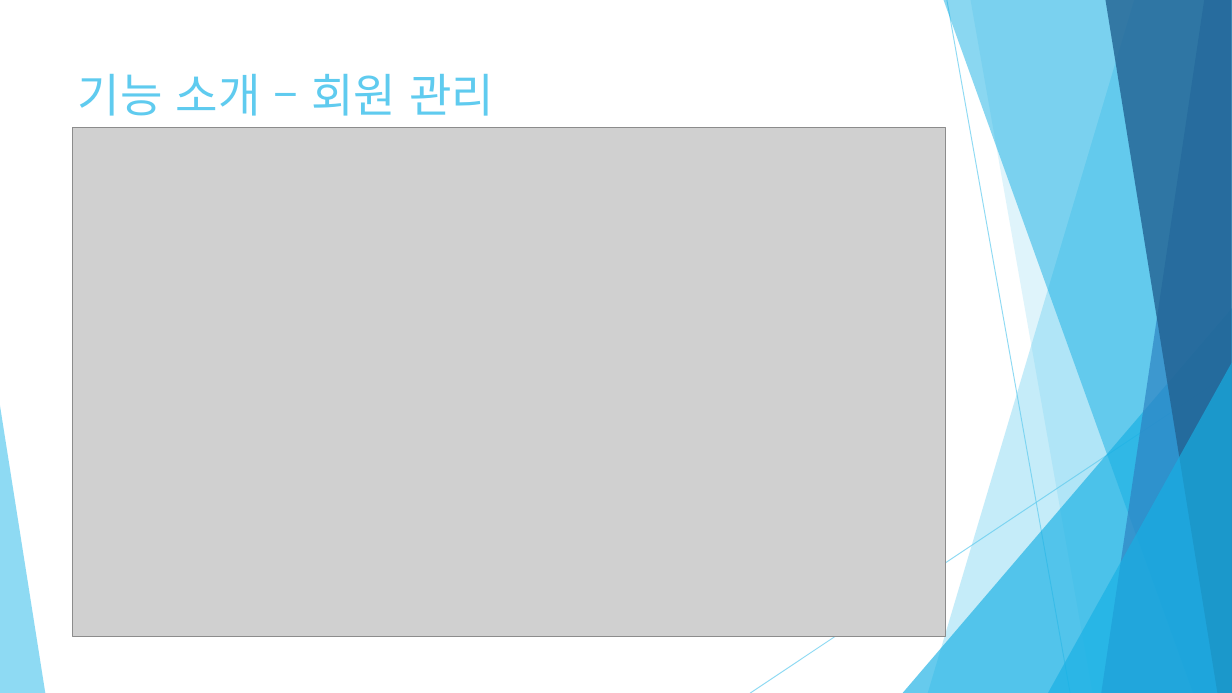
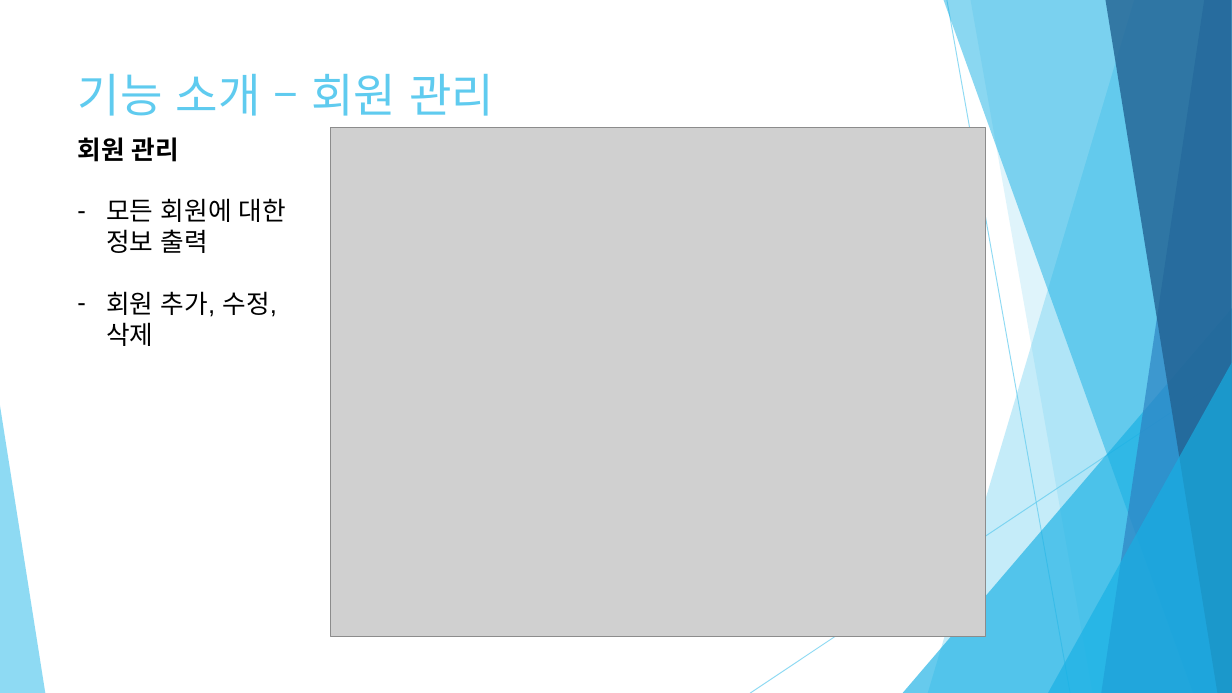
Before and after one commit to mywns123/project_yeop, a slide deck: slide 19 of document/세탁물 주문 관리_임준엽.pptx (slide 25 before the commit). Drawn at 1232x693 pixels with LibreOffice and Linux fonts; fonts in the diff are those of the drawing; grey boxes stand for pictures. Boxes give left, top, right and bottom in pixels: in the first picture for what was removed or moved away, otherwise in the second. Text is boxed around its words. In the diff, an @@ line names an element or a change of style, - is before the commit and + after.

Commit message:
오타수정

```diff
--- a/document/세탁물 주문 관리_임준엽.pptx
+++ b/document/세탁물 주문 관리_임준엽.pptx
@@ text added at [77,137,286,346], 20 pt, text #000000 @@
+회원 관리
+– 모든 회원에 대한 정보 출력
+– 회원 추가, 수정, 삭제
@@ picture: place and size @@
-picture at [73,128,946,637]
+picture at [331,128,986,637]
```
Also in this commit, not shown: 18 other slides changed, 6 slides removed, 4 other files.
